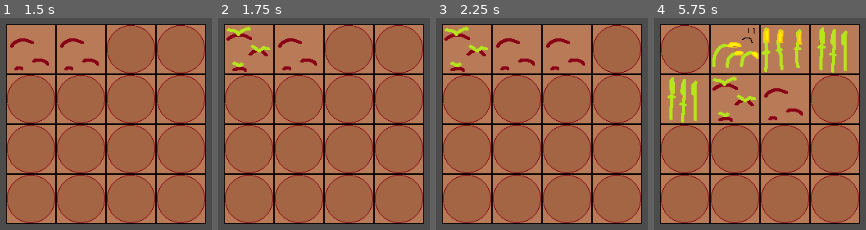
Above: before the commit, frames 1-4 (left to right).
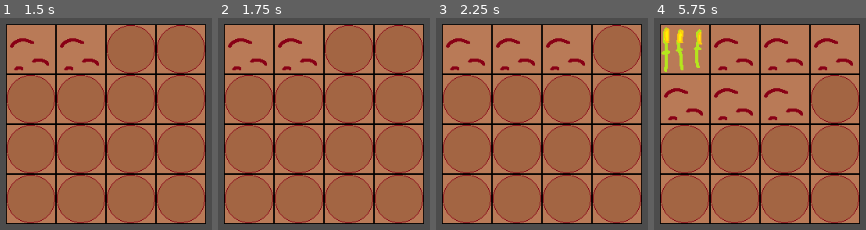
Above: after the commit, the same moments.

Repository: SamBumgardner/ld-52-harvest
Game: Godot game, scene res://GameplayTest.tscn
The game is run twice, just before and just after one commit, with the same random seed, the same clock (stepped at 60 frames per second) and the same inputs.
Inputs (mouse positions are in pixels of both pictures, inside the frame that each line leads up to):
- Up to frame 1 (1.5 s): tap Enter at 0.5 s; move the mouse to (31, 49) at 0.52 s; tap Z (harvest_mode_toggle) at 0.6, 1.35 s; tap Space at 1.25 s; move the mouse to (80, 49) at 1.27 s
- Up to frame 2 (1.75 s): no input
- Up to frame 3 (2.25 s): tap Enter at 2 s; move the mouse to (567, 49) at 2.02 s; tap Z (harvest_mode_toggle) at 2.1 s
- Up to frame 4 (5.75 s): move the mouse to (834, 49) at 2.77 s; tap Z (harvest_mode_toggle) every 0.75 s from 2.85 to 5.1 s; move the mouse to (685, 98) at 3.52 s; move the mouse to (734, 98) at 4.27 s; move the mouse to (785, 98) at 5.02 s

Frame 1 is identical in both runs. In frame 2, 1.3% of the frame differs, in the area x 3-25%, y 3-26%; in frame 3, 1.3%; in frame 4, 9.3%, in the area x 3-94%, y 3-50%.

Commit message:
add multiple crop types
Tiles randomly select which crop they'll go upon instantiation right now, but eventually we'll want to control them through something external.

Diff:
--- a/Gameplay.gd
+++ b/Gameplay.gd
@@ -13,9 +13,6 @@
 	for child in $Field.get_children():
 		connect("harvest_mode_change", child, "_on_harvest_mode_change")
 
-
-
-
 func _process(delta):
 	if Input.is_action_just_pressed("harvest_mode_toggle"):
 		if mode == MOUSE_MODE.PLANT:
--- a/HarvestTile.gd
+++ b/HarvestTile.gd
@@ -5,17 +5,25 @@
 signal tile_harvested
 
 const MAX_GROWTH_STAGE = 5
-const HARVESTABLE_GROWTH_STAGES = [4, 5, 6]
+const HARVESTABLE_GROWTH_STAGES = [3, 4, 5]
+
+var CROP_DATA = preload("res://data/crops_data.tres")
+
+var planting_crop_type = "corn"
 
 enum MOUSE_MODE {PLANT, HARVEST}
 var mode = MOUSE_MODE.PLANT
 var mouse_hovering = false
 
 var growing = false;
+var crop = "";
 var growth_stage = 0;
 
 func _ready():
-	pass # Replace with function body.
+	_select_random_crop()
+
+func _select_random_crop():
+	planting_crop_type = CROP_DATA.crops.keys()[randi() % CROP_DATA.crops.size()]
 
 func _on_harvest_mode_change(newMode):
 	mode = newMode
@@ -39,24 +47,31 @@
 func _plant():
 	if !growing:
 		growing = true
+		crop = planting_crop_type
 		_grow()
-		$Growth.start(1)
+		$Growth.start(CROP_DATA.crops[crop].growth_times[growth_stage - 1])
 
 func _harvest():
 	if growing && growth_stage in HARVESTABLE_GROWTH_STAGES:
-		print("harvested during growth stage: ", growth_stage)
-		emit_signal("tile_harvested")
+		emit_signal("tile_harvested", crop, CROP_DATA.crops[crop].scores[growth_stage - 1])
+		print("scored ", crop, " at growth stage ", growth_stage, " for ",
+			CROP_DATA.crops[crop].scores[growth_stage - 1], " points")
 		_remove_plant()
 
 func _on_Growth_timeout():
 	if growth_stage < MAX_GROWTH_STAGE:
 		_grow()
+		if mouse_hovering && mode == MOUSE_MODE.HARVEST:
+			_harvest()
 	else:
 		_die()
 
 func _grow():
 	growth_stage += 1
+	if growth_stage == 3:
+		$Sprite.frame += CROP_DATA.crops[crop].sprite_index_offset
 	$Sprite.frame += 1
+	$Growth.start(CROP_DATA.crops[crop].growth_times[growth_stage - 1])
 
 func _die():
 	_remove_plant()
@@ -64,5 +79,6 @@
 func _remove_plant():
 	$Sprite.frame = 0
 	growth_stage = 0
+	crop = ""
 	$Growth.stop()
 	growing = false
--- a/HarvestTile.tscn
+++ b/HarvestTile.tscn
@@ -12,9 +12,10 @@
 [node name="Sprite" type="Sprite" parent="."]
 texture = ExtResource( 1 )
 hframes = 3
-vframes = 2
+vframes = 4
 
 [node name="Growth" type="Timer" parent="."]
+process_mode = 0
 
 [node name="CollisionShape2D" type="CollisionShape2D" parent="."]
 shape = SubResource( 1 )
--- a/art/harvest_tile_atlas.tres
+++ b/art/harvest_tile_atlas.tres
@@ -5,4 +5,4 @@
 [resource]
 flags = 4
 atlas = ExtResource( 1 )
-region = Rect2( 0, 0, 192, 128 )
+region = Rect2( 0, 0, 192, 256 )
--- /dev/null
+++ b/data/crop_data.gd
@@ -0,0 +1,8 @@
+extends Resource
+
+class_name CropData
+
+export var name = ""
+export var sprite_index_offset = 0
+export var growth_times = [1.0, 1.0, 1.0, 1.0, 1.0]
+export var scores = [0, 0, 100, 100, 100]
--- /dev/null
+++ b/data/crop_data.json
@@ -0,0 +1,7 @@
+{
+    "corn": {
+        "sprite_index": 0,
+        "growth_times": [1, 1, 1, 1, 1],
+        "score_values": [0, 0, 100, 100, 100]
+    }
+}
--- /dev/null
+++ b/data/crops/corn_data.tres
@@ -0,0 +1,10 @@
+[gd_resource type="Resource" load_steps=2 format=2]
+
+[ext_resource path="res://data/crop_data.gd" type="Script" id=1]
+
+[resource]
+script = ExtResource( 1 )
+name = "corn"
+sprite_index_offset = 0
+growth_times = [ 2.0, 2.0, 1.0, 1.0, 1.5 ]
+scores = [ 0, 0, 75, 200, 100 ]
--- /dev/null
+++ b/data/crops/potato_data.tres
@@ -0,0 +1,10 @@
+[gd_resource type="Resource" load_steps=2 format=2]
+
+[ext_resource path="res://data/crop_data.gd" type="Script" id=1]
+
+[resource]
+script = ExtResource( 1 )
+name = "potato"
+sprite_index_offset = 3
+growth_times = [ 4.0, 2.0, 1.5, 1.5, 1.0 ]
+scores = [ 0, 0, 200, 350, 150 ]
--- /dev/null
+++ b/data/crops/pumpkin_data.tres
@@ -0,0 +1,10 @@
+[gd_resource type="Resource" load_steps=2 format=2]
+
+[ext_resource path="res://data/crop_data.gd" type="Script" id=1]
+
+[resource]
+script = ExtResource( 1 )
+name = "pumpkin"
+sprite_index_offset = 6
+growth_times = [ 5.0, 5.0, 3.0, 2.0, 0.5 ]
+scores = [ 0, 0, 300, 450, 250 ]
--- /dev/null
+++ b/data/crops_data.gd
@@ -0,0 +1,9 @@
+extends Resource
+
+class_name CropsData
+
+var crops = {
+		"corn": preload("res://data/crops/corn_data.tres"),
+		"potato": preload("res://data/crops/potato_data.tres"),
+		"pumpkin": preload("res://data/crops/pumpkin_data.tres")
+	}
--- /dev/null
+++ b/data/crops_data.tres
@@ -0,0 +1,6 @@
+[gd_resource type="Resource" load_steps=2 format=2]
+
+[ext_resource path="res://data/crops_data.gd" type="Script" id=1]
+
+[resource]
+script = ExtResource( 1 )
--- a/project.godot
+++ b/project.godot
@@ -9,6 +9,16 @@
 config_version=4
 
 _global_script_classes=[ {
+"base": "Resource",
+"class": "CropData",
+"language": "GDScript",
+"path": "res://data/crop_data.gd"
+}, {
+"base": "Resource",
+"class": "CropsData",
+"language": "GDScript",
+"path": "res://data/crops_data.gd"
+}, {
 "base": "Node",
 "class": "Gameplay",
 "language": "GDScript",
@@ -20,6 +30,8 @@
 "path": "res://HarvestTile.gd"
 } ]
 _global_script_class_icons={
+"CropData": "",
+"CropsData": "",
 "Gameplay": "",
 "HarvestTile": ""
 }
Binary file changed: art/harvest_tile.png
